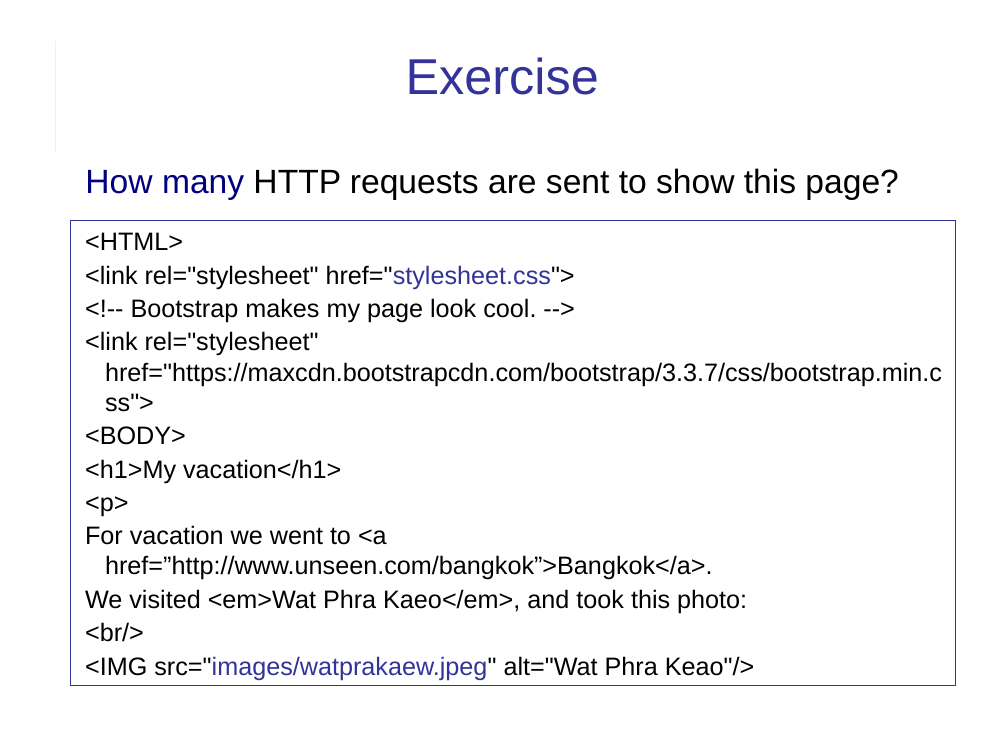
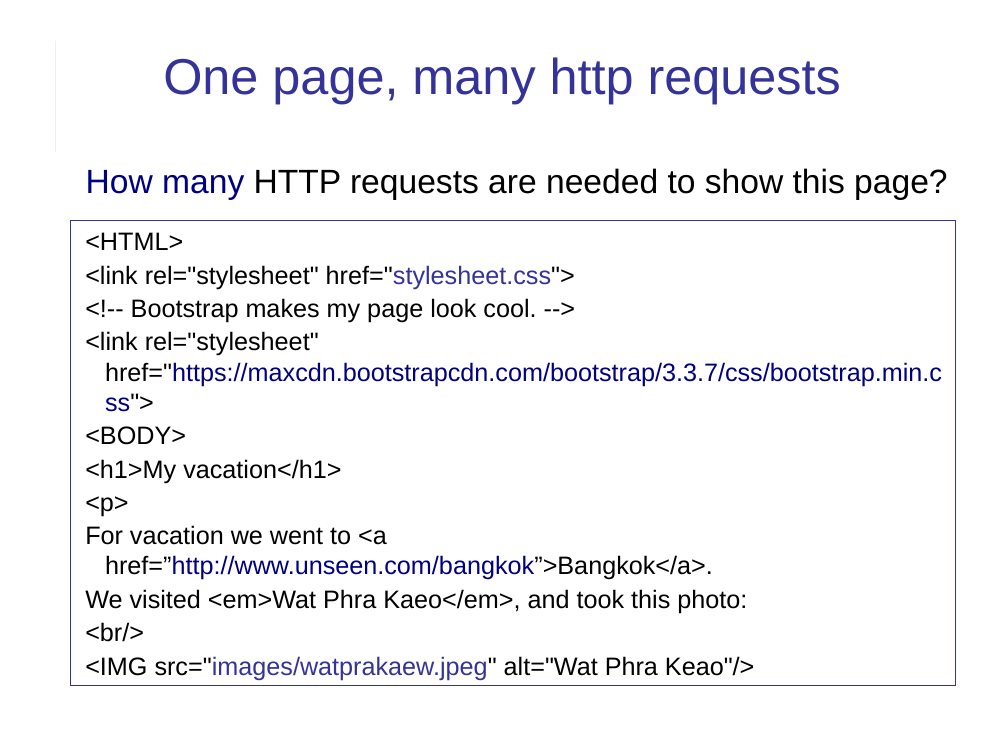
Before and after one commit to cpske/ISP, a slide deck: slide 19 of web/HTTP-in-Action.ppt. Drawn at 1008x756 pixels with LibreOffice and Linux fonts; fonts in the diff are those of the drawing. Boxes give left, top, right and bottom in pixels: in the first picture for what was removed or moved away, otherwise in the second. Text is boxed around its words. In the diff, an @@ line names an element or a change of style, - is before the commit and + after.

Commit message:
improve wording in HTTP exercises

```diff
--- a/web/HTTP-in-Action.ppt
+++ b/web/HTTP-in-Action.ppt
@@ title at (x1=163, y1=57, x2=841, y2=104): text changed @@
-Exercise
+One page, many http requests
@@ text at (x1=86, y1=168, x2=947, y2=200): text changed @@
-How many HTTP requests are sent to show this page?
+How many HTTP requests are needed to show this page?
@@ text in rectangle at (x1=85, y1=331, x2=942, y2=580): text colour #000000 to #000080 in "href="https://maxcdn.bootstrapcdn.com/bootstrap/3.3.7/css/bo ...", "href=”http://www.unseen.com/bangkok”>Bangkok</a>." @@
```
Also in this commit, not shown: 6 other slides changed, 1 other file.
